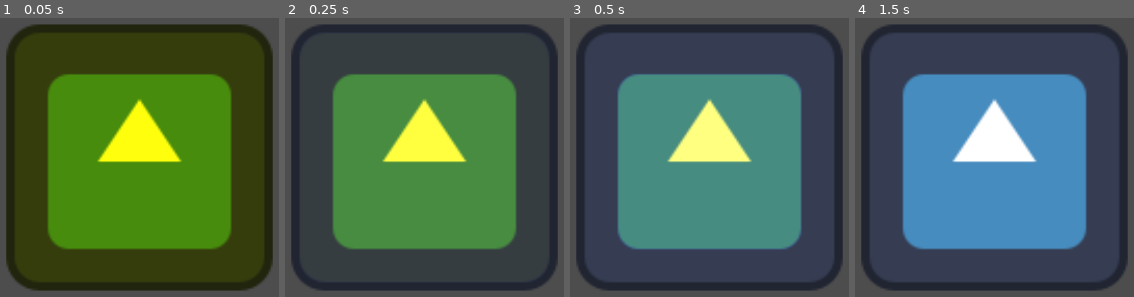
Above: before the commit, frames 1-4 (left to right).
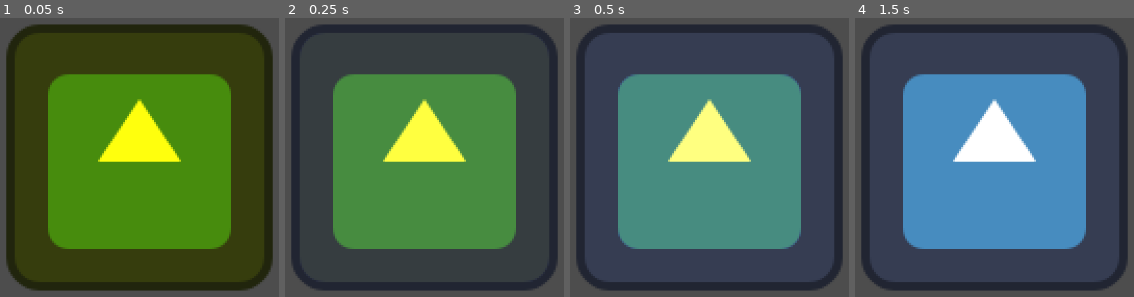
Above: after the commit, the same moments.

Repository: Nikhil-S98/shader-test
Game: Godot game, scene res://basics/1 fragment/fragment.tscn
Two runs of this game, one before a commit and one after it. Both use one fixed random seed, a clock stepped at 60 frames per second and the inputs below. The engine's default icon, where the game draws it, is replaced by a stand-in: a white triangle on a blue panel in a dark square.
Inputs:
- Up to frame 1 (0.05 s): no input
- Up to frame 2 (0.25 s): no input
- Up to frame 3 (0.5 s): no input
- Up to frame 4 (1.5 s): tap Enter at 1.25 s

The runs differ from the first frame. In frame 1, 0.3% of the frame differs, in the area x 34-66%, y 32-52%; in frame 2, 0.3%; in frame 3, 0.8%; in frame 4, 1.4%, in the area x 16-84%, y 23-84%.

Commit message:
created outline shader. needs to be studied.

Diff:
--- a/project.godot
+++ b/project.godot
@@ -14,3 +14,7 @@
 run/main_scene="res://basics/1 fragment/fragment.tscn"
 config/features=PackedStringArray("4.5", "Forward Plus")
 config/icon="res://icon.svg"
+
+[rendering]
+
+textures/canvas_textures/default_texture_filter=0
--- /dev/null
+++ b/shader projects/outline/outline.gdshader
@@ -0,0 +1,23 @@
+shader_type canvas_item;
+
+uniform vec4 line_color: source_color = vec4(1);
+uniform float line_thickness: hint_range(0.0, 1.0, 0.1) = 0.5;
+const float max_line_thickness = 4.;
+
+void fragment() {
+	if (line_thickness > 0.) {
+		vec4 color = texture(TEXTURE, UV);
+		vec2 size = TEXTURE_PIXEL_SIZE * line_thickness * max_line_thickness;
+		float outline = color.a;
+		outline += texture(TEXTURE, UV + vec2(size.x, 0.0)).a;
+		outline += texture(TEXTURE, UV - vec2(size.x, 0.0)).a;
+		outline += texture(TEXTURE, UV + vec2(0.0, size.y)).a;
+		outline += texture(TEXTURE, UV - vec2(0.0, size.y)).a;
+
+		outline += texture(TEXTURE, UV + vec2(size.x, size.y)).a;
+		outline += texture(TEXTURE, UV - vec2(size.x, size.y)).a;
+
+		outline = min(outline, 1.);
+		COLOR = mix(color, line_color, outline - color.a);
+	}
+}
--- /dev/null
+++ b/shader projects/outline/outline.tscn
@@ -0,0 +1,55 @@
+[gd_scene load_steps=9 format=3 uid="uid://clqr8bw7f0yrb"]
+
+[ext_resource type="Shader" uid="uid://dev53esayswef" path="res://shader projects/outline/outline.gdshader" id="1_4eiac"]
+[ext_resource type="Texture2D" uid="uid://paj3rryuckpt" path="res://shader projects/outline/bird.png" id="1_x1fy5"]
+
+[sub_resource type="ShaderMaterial" id="ShaderMaterial_l7lid"]
+shader = ExtResource("1_4eiac")
+shader_parameter/line_color = Color(1, 1, 1, 1)
+shader_parameter/line_thickness = 0.30000000447036
+
+[sub_resource type="AtlasTexture" id="AtlasTexture_4eiac"]
+atlas = ExtResource("1_x1fy5")
+region = Rect2(0, 0, 96, 96)
+
+[sub_resource type="AtlasTexture" id="AtlasTexture_l7lid"]
+atlas = ExtResource("1_x1fy5")
+region = Rect2(96, 0, 96, 96)
+
+[sub_resource type="AtlasTexture" id="AtlasTexture_0vmlm"]
+atlas = ExtResource("1_x1fy5")
+region = Rect2(192, 0, 96, 96)
+
+[sub_resource type="AtlasTexture" id="AtlasTexture_qbw5d"]
+atlas = ExtResource("1_x1fy5")
+region = Rect2(288, 0, 96, 96)
+
+[sub_resource type="SpriteFrames" id="SpriteFrames_lbpdf"]
+animations = [{
+"frames": [{
+"duration": 1.0,
+"texture": SubResource("AtlasTexture_4eiac")
+}, {
+"duration": 1.0,
+"texture": SubResource("AtlasTexture_l7lid")
+}, {
+"duration": 1.0,
+"texture": SubResource("AtlasTexture_0vmlm")
+}, {
+"duration": 1.0,
+"texture": SubResource("AtlasTexture_qbw5d")
+}],
+"loop": true,
+"name": &"default",
+"speed": 5.0
+}]
+
+[node name="Outline" type="Node2D"]
+
+[node name="AnimatedSprite2D" type="AnimatedSprite2D" parent="."]
+material = SubResource("ShaderMaterial_l7lid")
+sprite_frames = SubResource("SpriteFrames_lbpdf")
+autoplay = "default"
+
+[node name="Camera2D" type="Camera2D" parent="AnimatedSprite2D"]
+zoom = Vector2(3, 3)
Binary file added: shader projects/outline/bird.png
Not shown, added: shader projects/outline/bird.png.import
Not shown, added: shader projects/outline/outline.gdshader.uid
